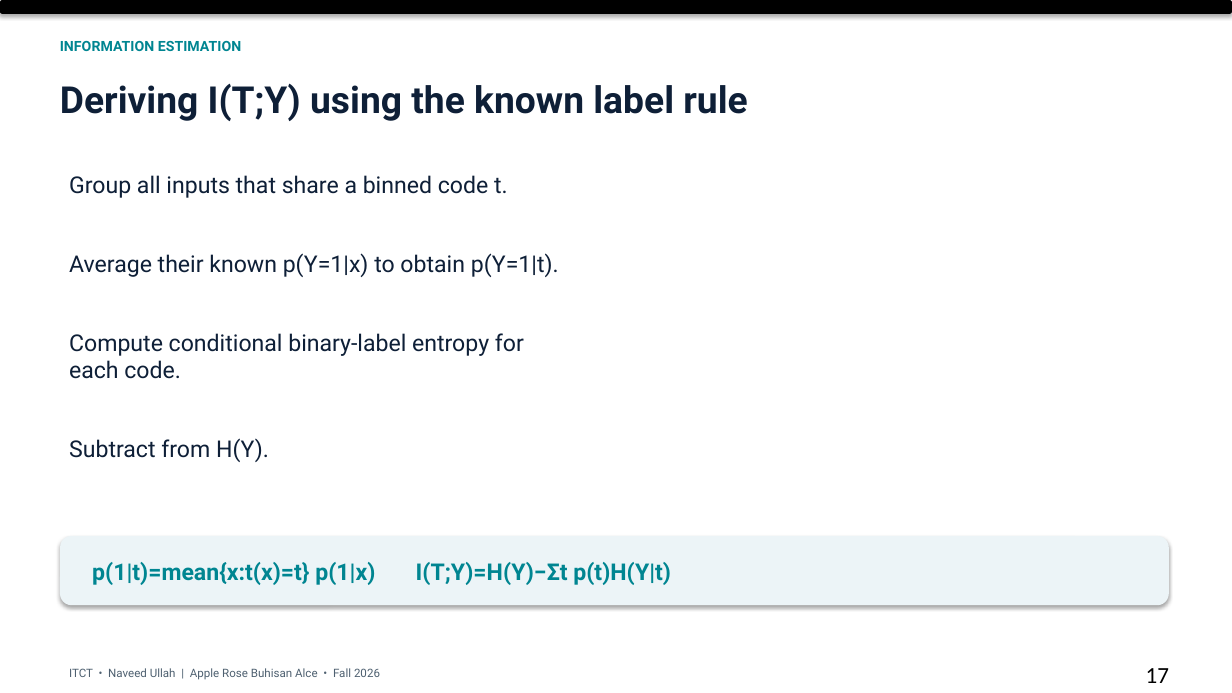
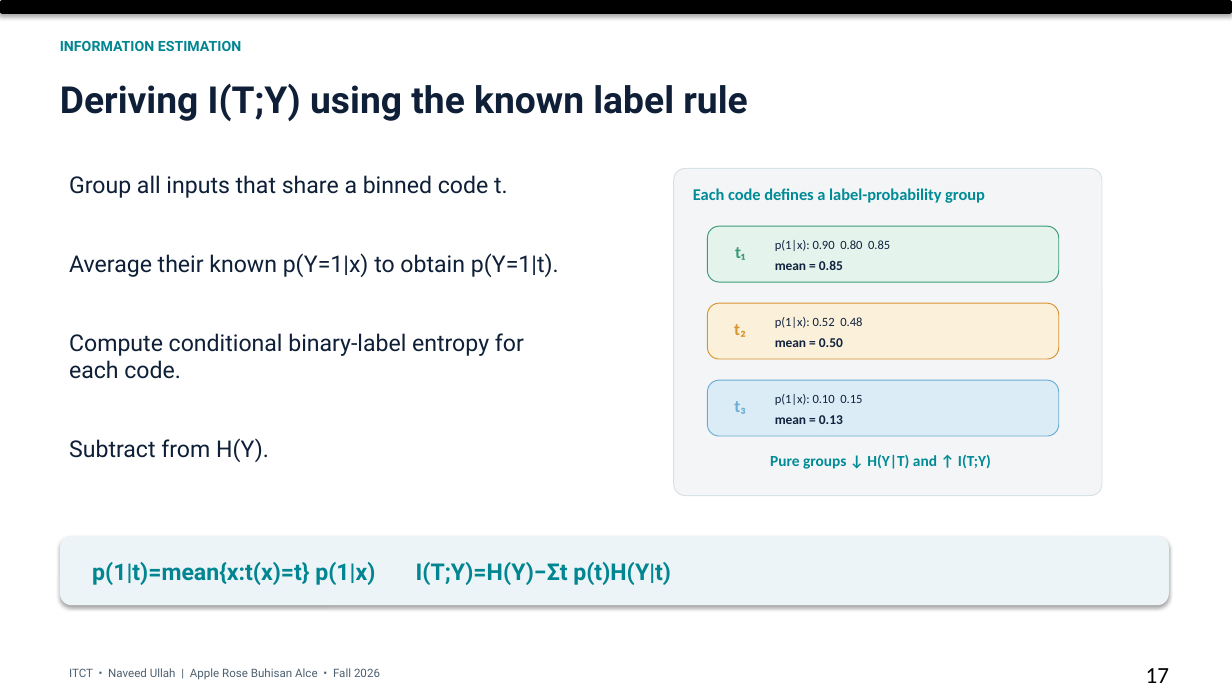
Before and after one commit to arba318/information-plane-lab, a slide deck: slide 17 of dist/artifacts/ITCT_Final_Presentation.pptx. Drawn at 1232x693 pixels with LibreOffice and Linux fonts; fonts in the diff are those of the drawing. Boxes give left, top, right and bottom in pixels: in the first picture for what was removed or moved away, otherwise in the second. Text is boxed around its words. In the diff, an @@ line names an element or a change of style, - is before the commit and + after.

```diff
--- a/dist/artifacts/ITCT_Final_Presentation.pptx
+++ b/dist/artifacts/ITCT_Final_Presentation.pptx
@@ rounded rectangle added at [674, 168, 1103, 495], fill #F3F5F6, outline #D8E1E6 0.75 pt @@
@@ text added at [693, 188, 985, 203], 12.8 pt, text #008B96, bold @@
+Each code defines a label-probability group
@@ rounded rectangle added at [708, 226, 1059, 282], fill #E5F3ED, outline #3C9B78 0.75 pt @@
@@ text added at [735, 247, 745, 260], 13.5 pt, text #3C9B78, bold @@
+t₁
@@ text added at [775, 240, 890, 251], 9.8 pt, text #10223E @@
+p(1|x): 0.90 0.80 0.85
@@ text added at [775, 260, 843, 270], 10.5 pt, text #10223E, bold @@
+mean = 0.85
@@ rounded rectangle added at [708, 303, 1059, 359], fill #FBF0DA, outline #D89532 0.75 pt @@
@@ text added at [734, 324, 746, 337], 13.5 pt, text #D89532, bold @@
+t₂
@@ text added at [775, 317, 862, 328], 9.8 pt, text #10223E @@
+p(1|x): 0.52 0.48
@@ text added at [775, 338, 843, 347], 10.5 pt, text #10223E, bold @@
+mean = 0.50
@@ rounded rectangle added at [708, 380, 1059, 435], fill #DCECF6, outline #6AAED6 0.75 pt @@
@@ text added at [734, 401, 746, 414], 13.5 pt, text #6AAED6, bold @@
+t₃
@@ text added at [775, 394, 862, 405], 9.8 pt, text #10223E @@
+p(1|x): 0.10 0.15
@@ text added at [775, 415, 843, 424], 10.5 pt, text #10223E, bold @@
+mean = 0.13
@@ text added at [770, 454, 991, 469], 12 pt, text #008B96, bold @@
+Pure groups ↓ H(Y|T) and ↑ I(T;Y)
```
Also in this commit, not shown: 11 other slides changed, 1 other file.
